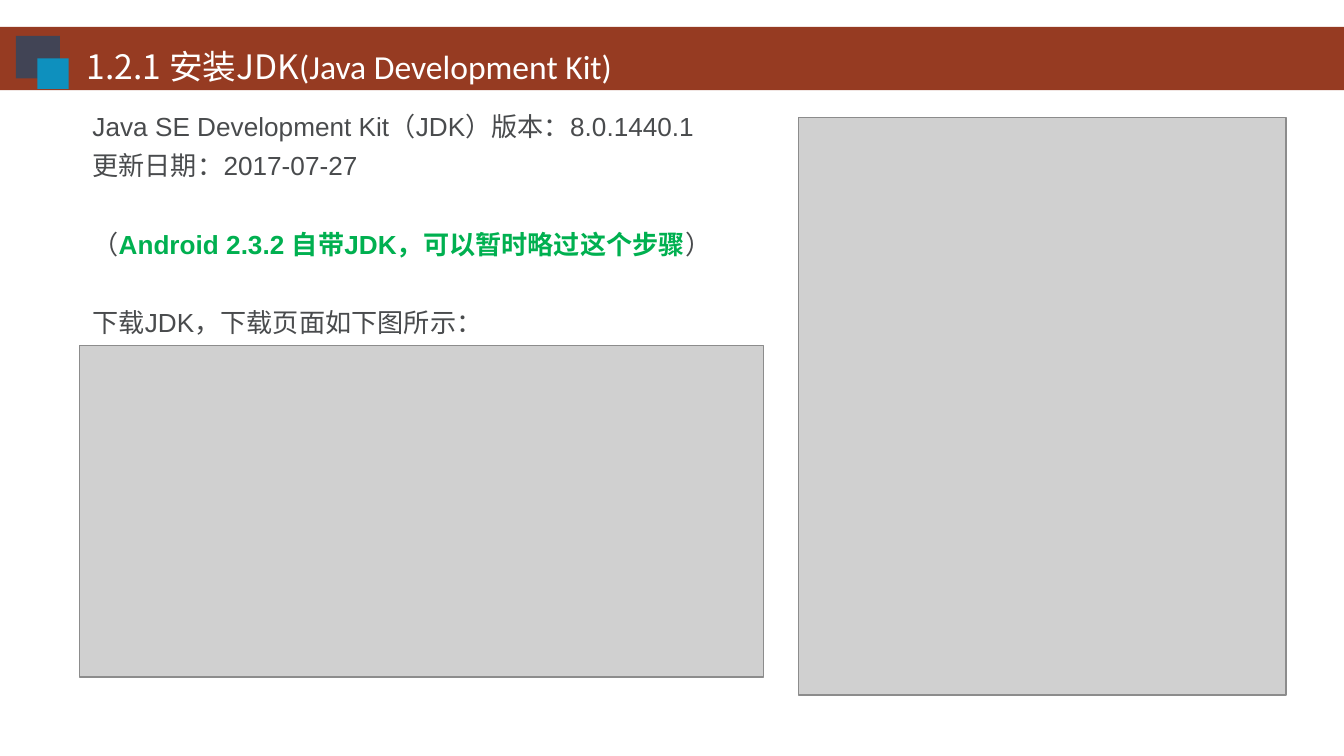
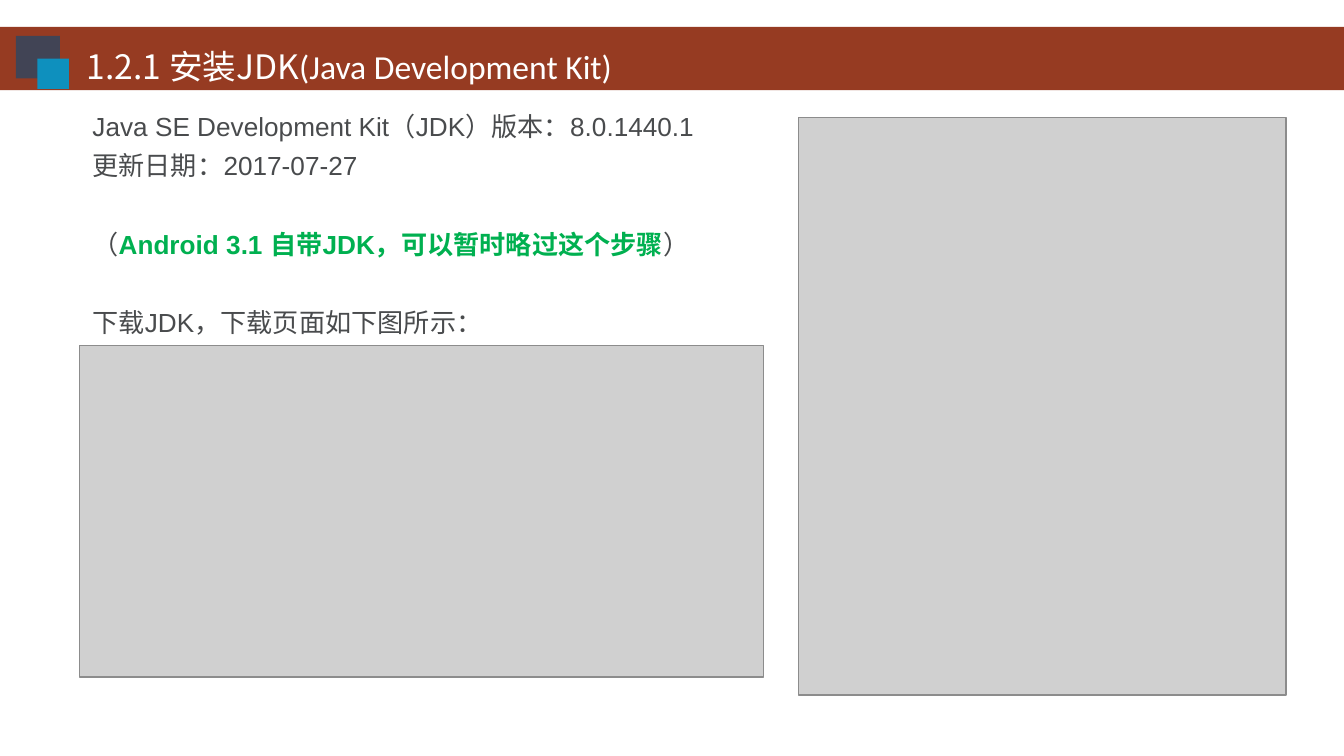
Before and after one commit to HBU/Android-PPT, a slide deck: slide 5 of 01.0 -- 配置环境 -- 第01章.ppt. Drawn at 1344x756 pixels with LibreOffice and Linux fonts; fonts in the diff are those of the drawing; grey boxes stand for pictures; background and template pictures are left out. Boxes give left, top, right and bottom in pixels: in the first picture for what was removed or moved away, otherwise in the second. Text is boxed around its words. In the diff, an @@ line names an element or a change of style, - is before the commit and + after.

```diff
--- a/01.0 -- 配置环境 -- 第01章.ppt
+++ b/01.0 -- 配置环境 -- 第01章.ppt
@@ text at (92,231,689,258): text changed @@
-（Android 2.3.2 自带JDK，可以暂时略过这个步骤）
+（Android 3.1 自带JDK，可以暂时略过这个步骤）
```
Also in this commit, not shown: 5 other slides changed, 2 other files.
